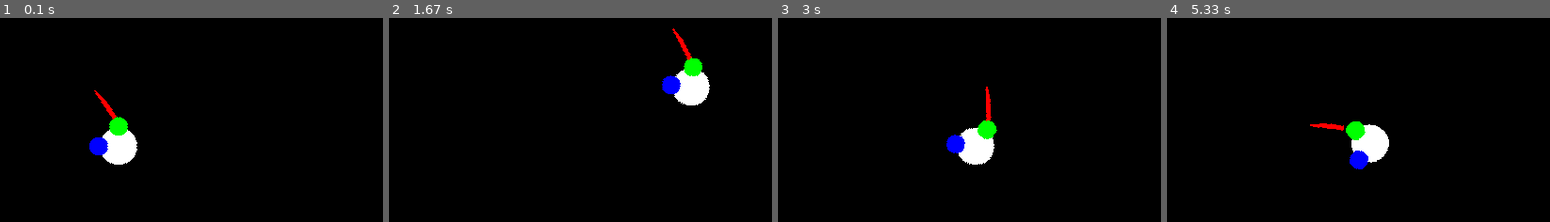
Above: before the commit, frames 1-4 (left to right).
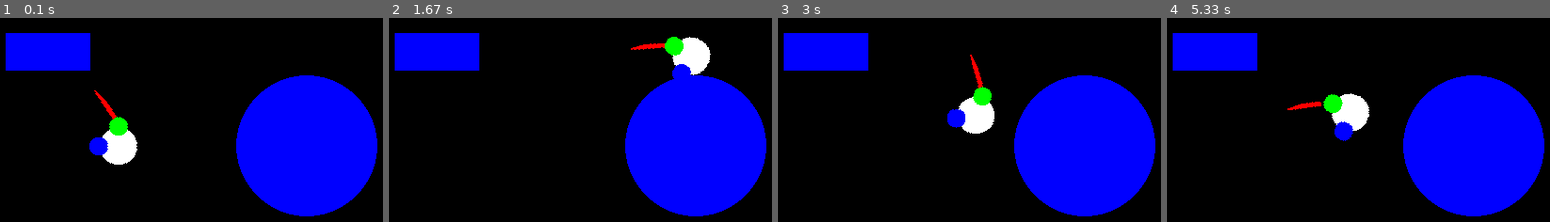
Above: after the commit, the same moments.

Repository: fjaviergb/Pygames-Hermanios
Game: pygame game, started from Combinacion.py
Two runs of this game, one before a commit and one after it. Both use one fixed random seed, a clock stepped at 60 frames per second and the inputs below.
Inputs (mouse positions are in pixels of both pictures, inside the frame that each line leads up to):
- Up to frame 1 (0.1 s): no input
- Up to frame 2 (1.67 s): hold Right 0.33-0.8 s; move the mouse to (584, 209) at 0.37 s; hold Up 0.83-1.13 s; move the mouse to (488, 195) at 0.87 s; hold Right 1.17-1.63 s; move the mouse to (668, 60) at 1.2 s
- Up to frame 3 (3 s): hold Left 1.67-2.2 s; move the mouse to (1000, 66) at 1.7 s; hold Down 2.23-2.53 s; move the mouse to (outside the picture) at 2.27 s; press the mouse at (915, 69) at 2.6 s; move the mouse to (1000, 115) at 2.7 s; release the mouse at (1084, 162) at 2.83 s; press the mouse at (915, 69) at 2.93 s
- Up to frame 4 (5.33 s): move the mouse to (1251, 89) at 3.03 s; release the mouse at (1201, 109) at 3.17 s; hold Left 3.23-3.63 s; click (1527, 183) at 3.32 s; hold Up 3.67-4.03 s; click (1477, 126) at 3.75 s; hold Right 4.07-4.7 s; click (1243, 120) at 4.15 s; hold Down 4.73-5.1 s; click (1400, 177) at 4.82 s; hold Left from 5.13 s (still down); click (1243, 168) at 5.22 s

The runs differ from the first frame. In frame 1, 24% of the frame differs, in the area x 1-99%, y 7-98%; in frame 2, 26%; in frame 3, 28%; in frame 4, 28%.

Commit message:
Angle, Body, Sword, Colision - 30/06/2020

Diff:
--- a/Combinacion.py
+++ b/Combinacion.py
@@ -2,15 +2,33 @@
 import math
 
 pg.init()
+
+class rect_obstacle(pg.sprite.Sprite):
+    def __init__(self):
+        super().__init__()
+        self.image = pg.Surface((100,50))
+        pg.draw.rect(self.image, BLUE, (5,5,90,40))
+        self.image.set_colorkey(BLACK)
+        self.rect = self.image.get_rect(center = (75,50))
+        self.mask = pg.mask.from_surface(self.image)
+
+class circle_obstacle(pg.sprite.Sprite):
+    def __init__(self):
+        super().__init__()
+        self.image = pg.Surface((150,150))
+        pg.draw.circle(self.image,BLUE,(75,75),75)
+        self.image.set_colorkey(BLACK)
+        self.rect = self.image.get_rect(center = (350,150))
+        self.mask = pg.mask.from_surface(self.image)
 
 class char(pg.sprite.Sprite):
     def __init__(self):
         super().__init__()
         self.radio = 20
         self.image = pg.Surface((50,50))
-        self.image.set_colorkey(BLACK)
         pg.draw.circle(self.image, (WHITE), (25,25), self.radio)
         self.rect = self.image.get_rect(center = (150,150))
+        self.image.set_colorkey(BLACK)
         self.image_orig = self.image
         self.angle = 0
         self.angle_change = 45
@@ -21,8 +39,103 @@
         self.image = pg.transform.rotate(self.image_orig, self.angle)
         self.image.set_colorkey(BLACK)
         self.rect = self.image.get_rect(center=self.rect.center)
+
         self.rect.x += self.movex
+        block_hit_list = pg.sprite.spritecollide(self, obstacle_group, False)
+        block_hit_list_masked = pg.sprite.spritecollide(self, block_hit_list, False, pg.sprite.collide_mask)
+        print(block_hit_list_masked)
+
+        for block in block_hit_list_masked:
+            if type(block) == rect_obstacle:
+                if self.movex > 0:
+                    self.rect.right += -self.movex
+                    Rhand.rect.right += -self.movex
+                    Lhand.rect.right += -self.movex
+                    espada.rect.right += -self.movex
+
+                elif self.movex < 0:
+                    self.rect.left += -self.movex
+                    Rhand.rect.left += -self.movex
+                    Lhand.rect.left += -self.movex
+                    espada.rect.left += -self.movex
+
+                else:
+                    pass
+            else:
+                if self.movex > 0 and self.rect.centery < block.rect.centery:
+                    self.rect.top += -3
+                    Rhand.rect.top += -3
+                    Lhand.rect.top += -3
+                    espada.rect.top += -3
+
+                elif self.movex > 0 and self.rect.centery > block.rect.centery:
+                    self.rect.top += 3
+                    Rhand.rect.top += 3
+                    Lhand.rect.top += 3
+                    espada.rect.top += 3
+
+                elif self.movex < 0 and self.rect.centery < block.rect.centery:
+                    self.rect.bottom += -3
+                    Rhand.rect.bottom += -3
+                    Lhand.rect.bottom += -3
+                    espada.rect.bottom += -3
+
+                elif self.movex < 0 and self.rect.centery > block.rect.centery:
+                    self.rect.bottom += 3
+                    Rhand.rect.bottom += 3
+                    Lhand.rect.bottom += 3
+                    espada.rect.bottom += 3
+
+                else:
+                    pass
+
         self.rect.y += self.movey
+        block_hit_list = pg.sprite.spritecollide(self, obstacle_group, False)
+        block_hit_list_masked = pg.sprite.spritecollide(self, block_hit_list, False, pg.sprite.collide_mask)
+
+        for block in block_hit_list_masked:
+            if type(block) == rect_obstacle:
+                    if self.movey > 0:
+                        self.rect.bottom += -self.movey
+                        Rhand.rect.bottom += -self.movey
+                        Lhand.rect.bottom += -self.movey
+                        espada.rect.bottom += -self.movey
+
+                    elif self.movey < 0:
+                        self.rect.top += -self.movey
+                        Rhand.rect.top += -self.movey
+                        Lhand.rect.top += -self.movey
+                        espada.rect.top += -self.movey
+
+                    else:
+                        pass
+            else:
+                    if self.movey > 0 and self.rect.centerx > block.rect.centerx:
+                        self.rect.right += 3
+                        Rhand.rect.right += 3
+                        Lhand.rect.right += 3
+                        espada.rect.right += 3
+
+                    elif self.movey > 0 and self.rect.centerx < block.rect.centerx:
+                        self.rect.right += -3
+                        Rhand.rect.right += -3
+                        Lhand.rect.right += -3
+                        espada.rect.right += -3
+
+                    elif self.movey < 0 and self.rect.centerx > block.rect.centerx:
+                        self.rect.left += 3
+                        Rhand.rect.left += 3
+                        Lhand.rect.left += 3
+                        espada.rect.left += 3
+
+                    elif self.movey < 0 and self.rect.centerx < block.rect.centerx:
+                        self.rect.left += -3
+                        Rhand.rect.left += -3
+                        Lhand.rect.left += -3
+                        espada.rect.left += -3
+
+                    else:
+                        pass
 
 class hand(pg.sprite.Sprite):
     def __init__(self, ori):
@@ -53,8 +166,8 @@
         self.image.set_colorkey(BLACK)
         self.rect = self.image.get_rect(center=self.rect.center)
 
-        self.rect.x += self.movex
-        self.rect.y += self.movey
+        self.rect.x += player.movex
+        self.rect.y += player.movey
 
         if self.hittin:
             self.dis = math.sqrt((self.xthrow - player.rect.centerx) ** 2 + (self.ythrow - player.rect.centery) ** 2)
@@ -73,9 +186,10 @@
     def __init__(self):
         super().__init__()
         self.image = pg.Surface((50,120))
-        self.image.set_colorkey(BLACK)
         pg.draw.line(self.image, RED, (43,35), (50,0), 5)
         self.rect = self.image.get_rect(center = (150,150))
+        self.image.set_colorkey(BLACK)
+        self.mask = pg.mask.from_surface(self.image)
         self.image_orig = self.image
         self.angle = 0
         self.angle_change = 45
@@ -99,8 +213,8 @@
         self.image = pg.transform.rotate(self.image_orig, self.angle)
         self.rect = self.image.get_rect(center = player.rect.center)
 
-        self.rect.x += self.movex
-        self.rect.y += self.movey
+        self.rect.x += player.movex
+        self.rect.y += player.movey
 
         if self.hittin:
             self.dis = math.sqrt((self.xthrow - player.rect.centerx) ** 2 + (self.ythrow - player.rect.centery) ** 2)
@@ -139,6 +253,14 @@
 all_sprites.add(Lhand)
 all_sprites.add(espada)
 
+wall = rect_obstacle()
+column = circle_obstacle()
+obstacle_group = pg.sprite.Group()
+obstacle_group.add(wall)
+obstacle_group.add(column)
+all_sprites.add(wall)
+all_sprites.add(column)
+
 cursorcount = 0
 clock = pg.time.Clock()
 run = True
@@ -158,52 +280,41 @@
         if event.type == pg.KEYDOWN:
             if event.key == pg.K_LEFT:
                 player.movex = -3
+                espada.movex = -3
+                Rhand.movex = -3
                 Lhand.movex = -3
-                Rhand.movex = -3
-                espada.movex = -3
+
             elif event.key == pg.K_RIGHT:
                 player.movex = 3
+                espada.movex = 3
+                Rhand.movex = 3
                 Lhand.movex = 3
-                Rhand.movex = 3
-                espada.movex = 3
 
             elif event.key == pg.K_UP:
                 player.movey = -3
+                espada.movey = -3
+                Rhand.movey = -3
                 Lhand.movey = -3
-                Rhand.movey = -3
-                espada.movey = -3
 
             elif event.key == pg.K_DOWN:
                 player.movey = 3
+                espada.movey = 3
+                Rhand.movey = 3
                 Lhand.movey = 3
-                Rhand.movey = 3
-                espada.movey = 3
 
 
         elif event.type == pg.KEYUP:
             if event.key == pg.K_LEFT and player.movex < 0:
                 player.movex = 0
-                Lhand.movex = 0
-                Rhand.movex = 0
-                espada.movex = 0
 
             elif event.key == pg.K_RIGHT and player.movex > 0:
                 player.movex = 0
-                Lhand.movex = 0
-                Rhand.movex = 0
-                espada.movex = 0
 
             elif event.key == pg.K_UP and player.movey < 0:
                 player.movey = 0
-                Lhand.movey = 0
-                Rhand.movey = 0
-                espada.movey = 0
 
             elif event.key == pg.K_DOWN and player.movey > 0:
                 player.movey = 0
-                Lhand.movey = 0
-                Rhand.movey = 0
-                espada.movey = 0
 
         # ROTACIÓN + COMIENZO ESPADAZO
         # >> CASO GENERICO COS != 0
